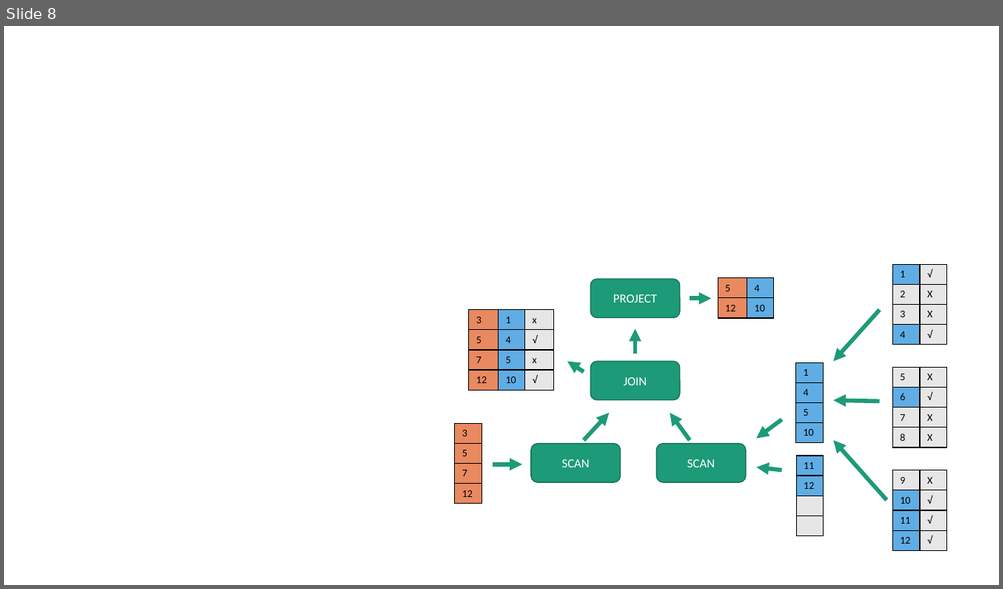
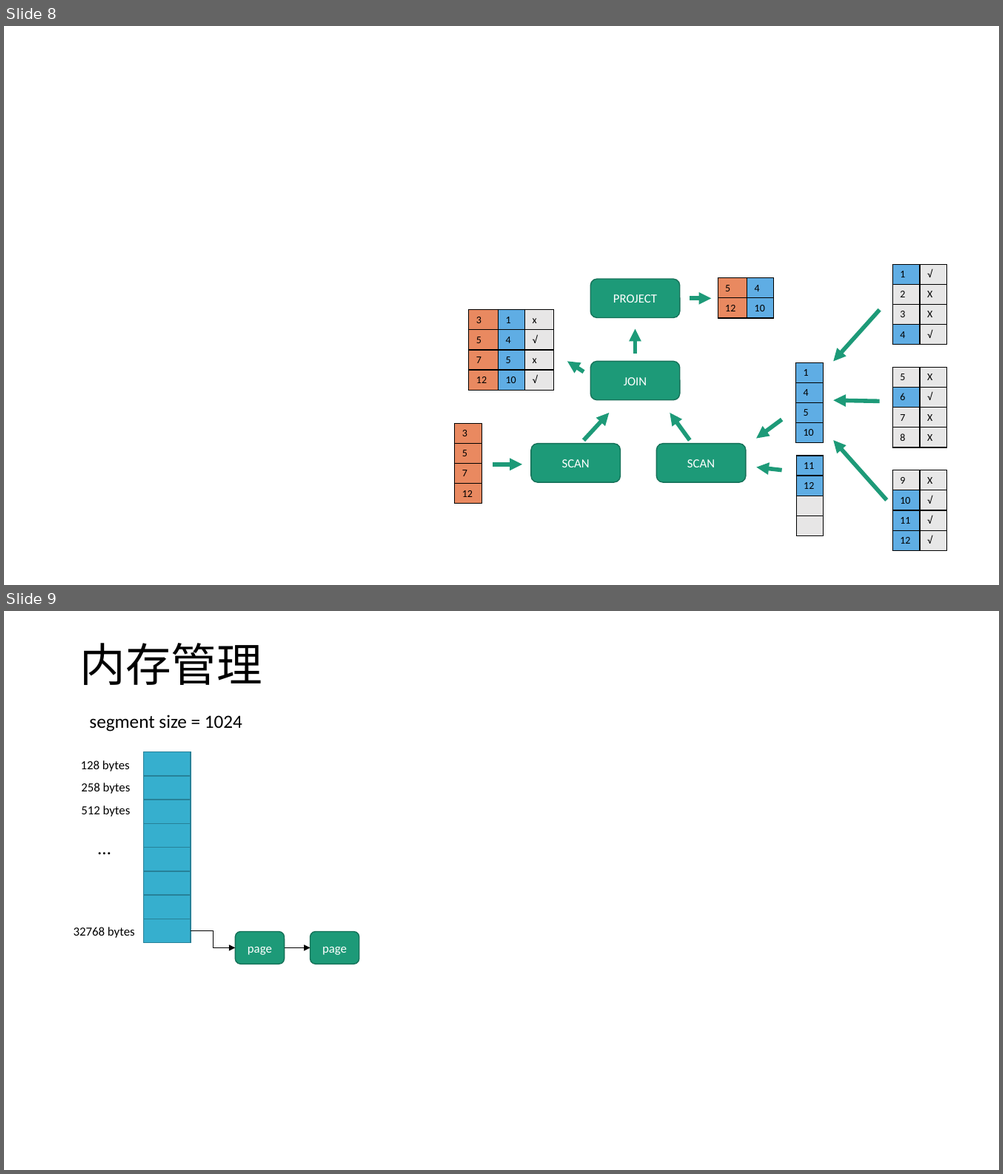
Before and after one commit to scott-zgeng/thor, a slide deck: doc/thor architecture.pptx. Shown one above the other, each under a label of ours: slide 8 before the commit, slides 8 and 9 after it. The pictures are 1003x589 and 1003x1174 pixels, drawn with LibreOffice and Linux fonts; fonts in the diff are those of the drawing. Boxes give left, top, right and bottom in pixels: in the first picture for what was removed or moved away, otherwise in the second. Text is boxed around its words. In the diff, an @@ line names an element or a change of style, - is before the commit and + after.

```diff
--- a/doc/thor architecture.pptx
+++ b/doc/thor architecture.pptx
@@ slide 9 added at bbox=[4, 611, 999, 1170], background #FFFFFF @@
@@ title added at bbox=[79, 643, 262, 685], 44 pt, text #000000 @@
+内存管理
@@ text added at bbox=[89, 715, 242, 732], 18 pt, text #000000 @@
+segment size = 1024
@@ text added at bbox=[81, 760, 130, 772], 12 pt, text #000000 @@
+128 bytes
@@ group added at bbox=[144, 752, 190, 943]: 8 rectangles @@
@@ text added at bbox=[81, 783, 131, 794], 12 pt, text #000000 @@
+258 bytes
@@ text added at bbox=[81, 806, 131, 817], 12 pt, text #000000 @@
+512 bytes
@@ text added at bbox=[91, 832, 119, 863], 18 pt, text #000000 @@
+…
@@ text added at bbox=[74, 927, 135, 938], 12 pt, text #000000 @@
+32768 bytes
@@ elbow arrow added from (190, 931) to (236, 948), #000000 0.5 pt @@
@@ rounded rectangle added at bbox=[236, 932, 284, 965], fill #1D9A78, outline #157259 1 pt, 12 pt, text #FFFFFF @@
+page
@@ rounded rectangle added at bbox=[310, 932, 359, 965], fill #1D9A78, outline #157259 1 pt, 12 pt, text #FFFFFF @@
+page
@@ arrow added from (284, 948) to (310, 948), #000000 0.5 pt @@
```
Also in this commit, not shown: 4 other files.
